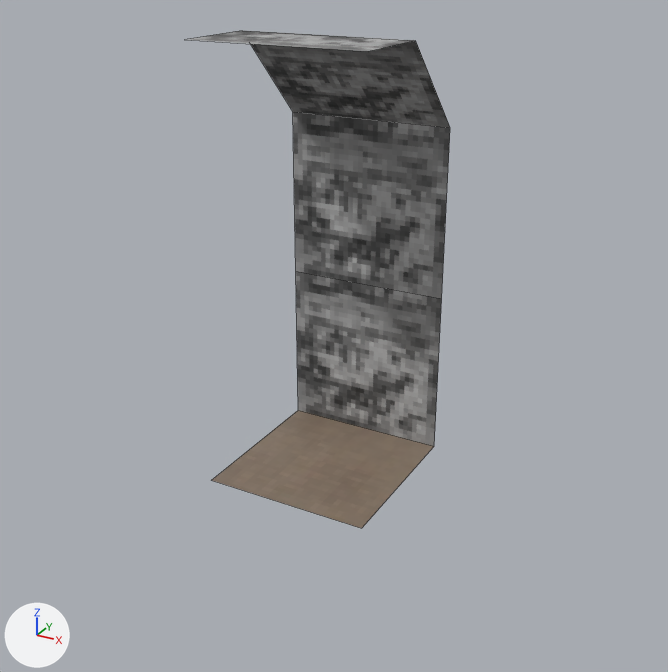
Two versions of the Blender file tiles.blend, one commit apart.
Both versions are drawn from a 50 mm camera at (2.4, -4.26, 2.99) aimed at (0.39, -0.61, 1.16). The lights are fixed; the arrows at lower left show +X, +Y and +Z. Mesh edges are drawn as thin lines.

The scene before the commit, as lines of its bpy script (objects in view):
```python
mat_material_001 = principled_material('Material.001')
mat_material_001.texture = img_atlas_png
me_plane = bpy.data.meshes.new('Plane')
me_plane.from_pydata(...)  # 14 vertices, 6 faces; spans x -1.0..1.0, y -1.0..1.0, z 0.0..5.0
me_plane.materials.append(mat_material_001)  # picture img_atlas_png
ob_plane = bpy.data.objects.new('Plane', me_plane)
ob_plane.location = (0.0, 0.0, 0.0)
ob_plane.scale = (0.5, 0.5, 0.5)
```
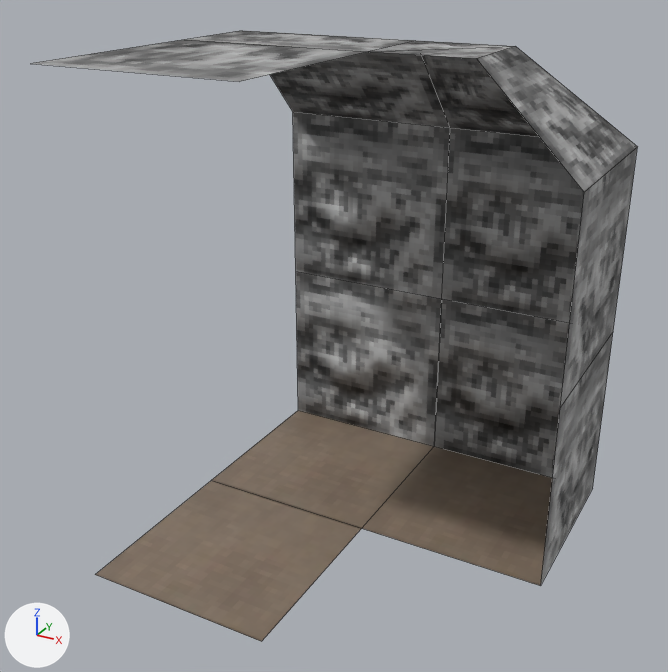
Changed parts and their boxes [x1, y1, x2, y2] in the pictures (668 x 672 px):
'Plane.001', added: after [362, 40, 638, 586]
'Plane.002', added: after [32, 39, 368, 642]

Edits to the bpy script that builds the scene:
```text
Add img_atlas_n_png:
    img_atlas_n_png = load_image('atlas_n.png', 'textures/atlas_n.png', 64, 64, 'Non-Color')
Change mat_material_001:
    remove n0 = _N.new('ShaderNodeBsdfPrincipled'); n0.name = 'Principled BSDF'
    add n0 = _N.new('ShaderNodeBsdfPrincipled'); n0.name = 'Principled BSDF'
    add n3 = _N.new('ShaderNodeNormalMap'); n3.name = 'Normal Map'
    add n4 = _N.new('ShaderNodeTexImage'); n4.name = 'Image Texture.001'
    add n4.image = img_atlas_n_png
    add _L.new(n3.outputs[0], n0.inputs[5])  # 'Normal' to 'Normal'
    add _L.new(n4.outputs[0], n3.inputs[1])  # 'Color' to 'Color'
Add me_plane_002:
    me_plane_002.from_pydata(...)  # 10 vertices, 3 faces; spans x -1.0..1.0, y -1.0..1.0, z 0.0..5.0
    me_plane_002.materials.append(mat_material_001)
Add me_plane_001:
    me_plane_001.from_pydata(...)  # 14 vertices, 9 faces; spans x -1.0..1.0, y -1.0..1.0, z 0.0..5.0
    me_plane_001.materials.append(mat_material_001)
Add ob_plane_002:
    ob_plane_002 = bpy.data.objects.new('Plane.002', me_plane_002)
    ob_plane_002.location = (0.0, -1.0, 0.0)
    ob_plane_002.scale = (0.5, 0.5, 0.5)
Add ob_plane_001:
    ob_plane_001 = bpy.data.objects.new('Plane.001', me_plane_001)
    ob_plane_001.location = (1.0, 0.0, 0.0)
    ob_plane_001.scale = (0.5, 0.5, 0.5)
```
